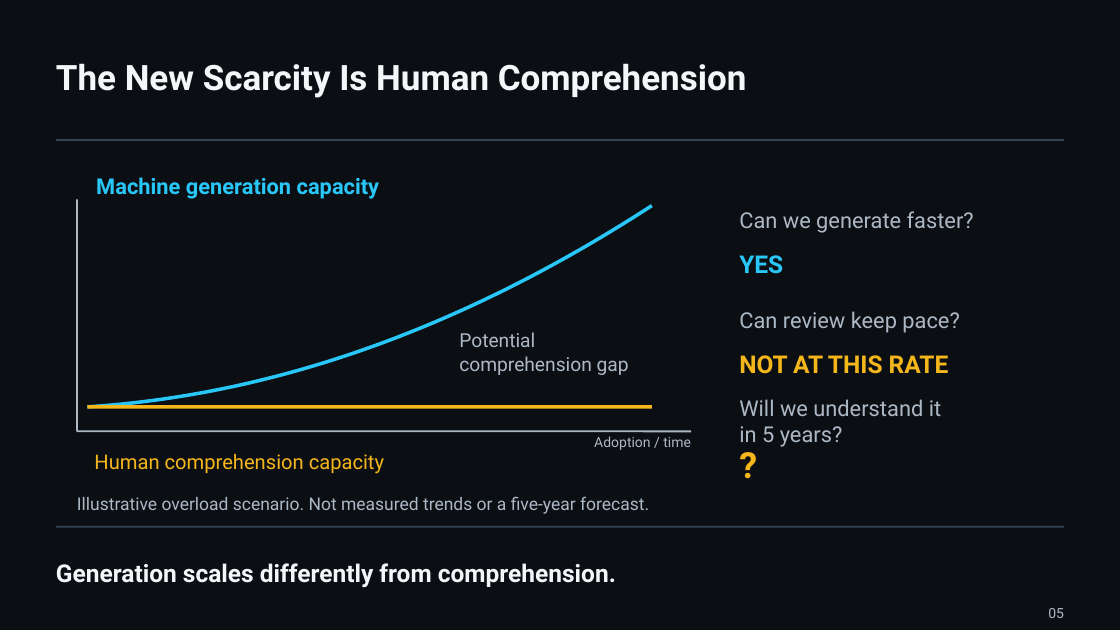
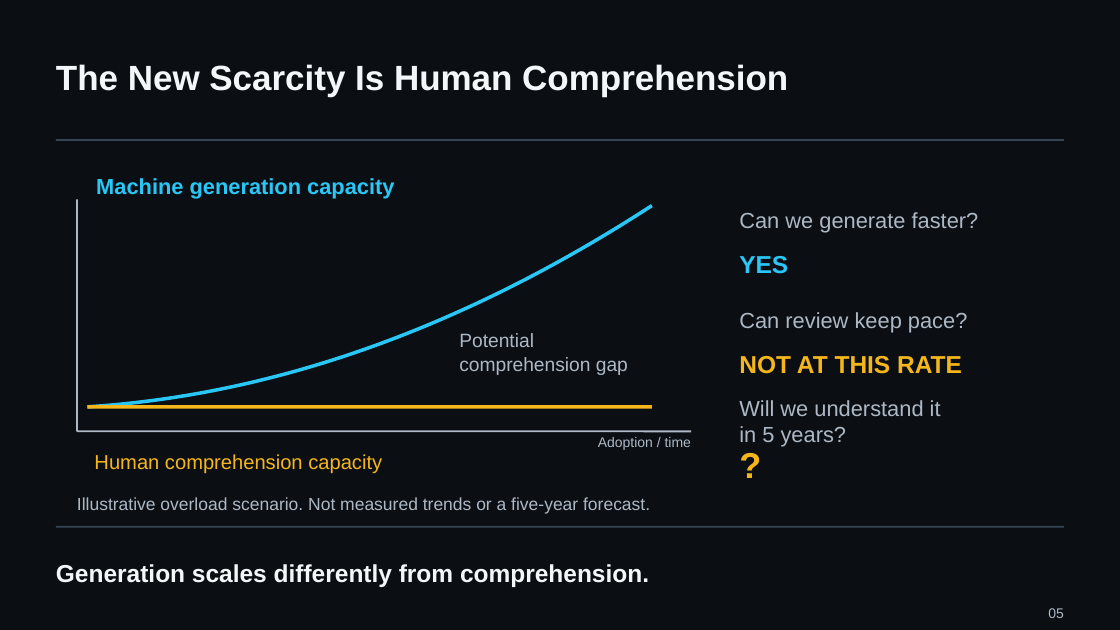
Before and after one commit to UncertaintyArchitectureGroup/uncertainty-architecture, a slide deck: slide 5 of assets/presentations/pmday-2026/ai-changes-both-sides.pptx. Drawn at 1120x630 pixels with LibreOffice and Linux fonts; fonts in the diff are those of the drawing. Boxes give left, top, right and bottom in pixels: in the first picture for what was removed or moved away, otherwise in the second. Text is boxed around its words. In the diff, an @@ line names an element or a change of style, - is before the commit and + after.

```diff
--- a/assets/presentations/pmday-2026/ai-changes-both-sides.pptx
+++ b/assets/presentations/pmday-2026/ai-changes-both-sides.pptx
@@ font Roboto to Arial in 14 elements at box(56, 64, 788, 97), box(1048, 608, 1064, 618), box(96, 178, 394, 198), box(94, 454, 382, 474), box(459, 333, 628, 375), box(598, 437, 691, 450), box(739, 212, 979, 233), box(739, 256, 788, 274), box(739, 312, 967, 333), box(739, 356, 962, 374), box(739, 400, 941, 447), box(77, 497, 650, 514), box(56, 564, 649, 587), box(739, 447, 1063, 482) @@
```
Also in this commit, not shown: 13 other slides changed, 12 other files.
